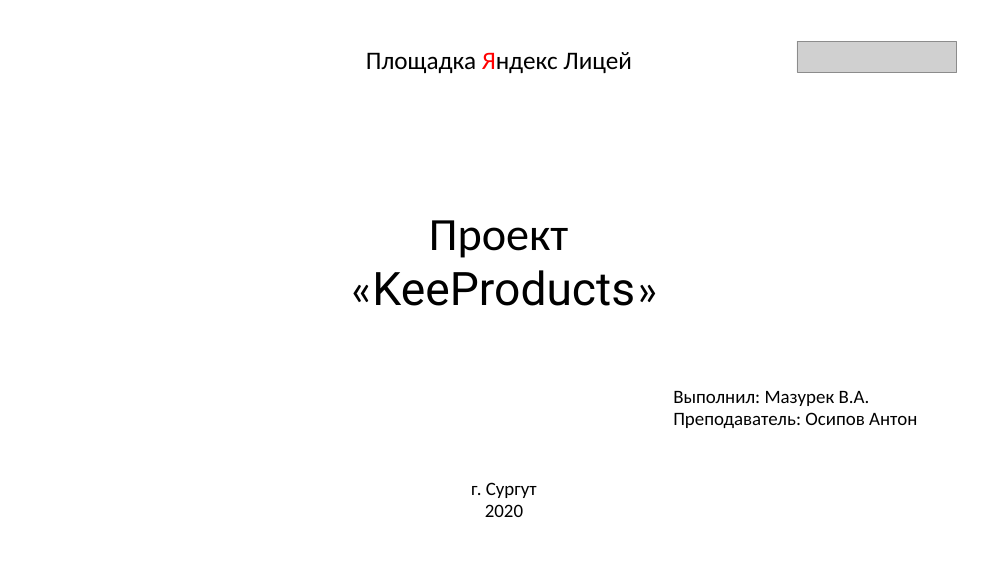
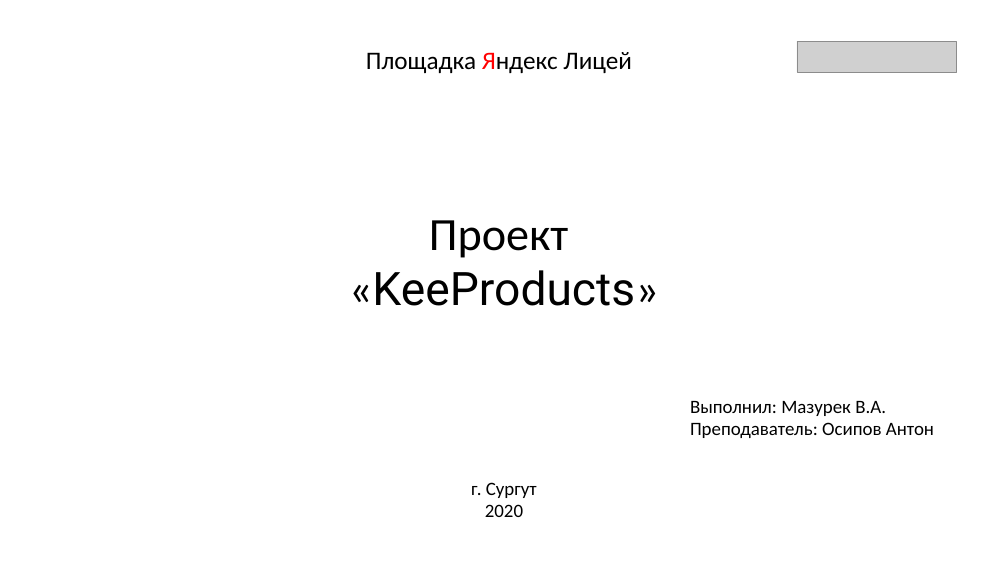
Before and after one commit to asikpro13/ProjectLyceym, a slide deck: slide 1 of Представление Мазурек Вадим.pptx. Drawn at 1008x567 pixels with LibreOffice and Linux fonts; fonts in the diff are those of the drawing; grey boxes stand for pictures. Boxes give left, top, right and bottom in pixels: in the first picture for what was removed or moved away, otherwise in the second. Text is boxed around its words. In the diff, an @@ line names an element or a change of style, - is before the commit and + after.

```diff
--- a/Представление Мазурек Вадим.pptx
+++ b/Представление Мазурек Вадим.pptx
@@ text "Выполнил: Мазурек В.А.": place and size @@
-text "Выполнил: Мазурек В.А." at [673,391,917,428]
+text "Выполнил: Мазурек В.А." at [690,401,934,438]
```
Also in this commit, not shown: 7 other slides changed.
